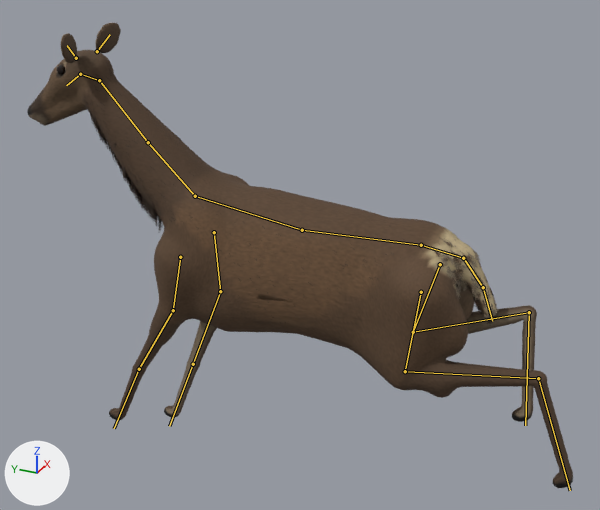
Two versions of the glTF model assets/models/animals/SK_Deer.gltf, one commit apart.
Both versions are drawn from a 50 mm camera at (-2.4, -1.07, 2.17) aimed at (0.05, 0.03, 0.94). The lights are fixed; the arrows at lower left show +X, +Y and +Z. The picture after the commit comes second. Both versions are drawn at frame 7 of the action 'run'; the numbers are the values there. The bones that bend it are drawn over the model as lines.

The first picture shows 'Deer', 'DeerFur'.
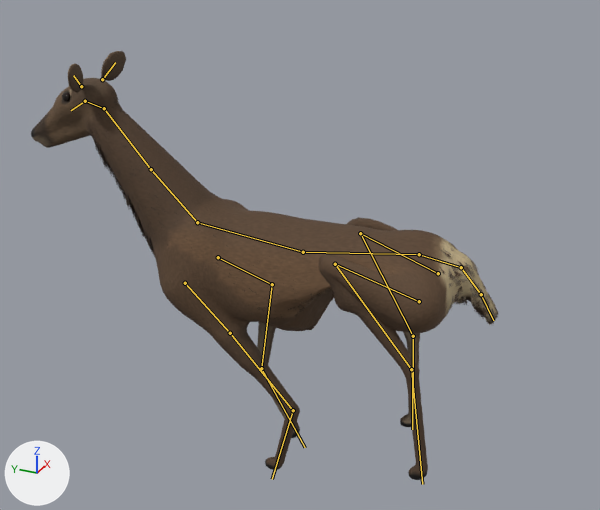
Patch to the scene script:
```diff
--- a/assets/models/animals/SK_Deer.gltf.py
+++ b/assets/models/animals/SK_Deer.gltf.py
@@ bone_hips @@
 bone_hips = bpy.data.objects['DeerRig'].pose.bones['hips']
-bone_hips.location = (0.0, 0.0, 0.0)
+bone_hips.location = (0.0, 0.0, -0.035)
@@ bone_spine @@
 bone_spine = bpy.data.objects['DeerRig'].pose.bones['spine']  # child of 'hips'
-bone_spine.rotation_quaternion = (1.0, 0.0, 0.0, 0.0)  # degrees (0, 0, 0)
+bone_spine.rotation_quaternion = (0.998, -0.061, 0.001, -0.009)  # degrees (-7, 0, -1)
@@ bone_chest @@
 bone_chest = bpy.data.objects['DeerRig'].pose.bones['chest']  # child of 'spine'
-bone_chest.rotation_quaternion = (1.0, 0.0, 0.0, 0.0)  # degrees (0, 0, 0)
+bone_chest.rotation_quaternion = (0.999, 0.037, 0.0, 0.009)  # degrees (4, 0, 1)
@@ bone_neck @@
 bone_neck = bpy.data.objects['DeerRig'].pose.bones['neck']  # child of 'chest'
-bone_neck.rotation_quaternion = (1.0, 0.015, 0.0, 0.0)  # degrees (2, 0, 0)
+bone_neck.rotation_quaternion = (1.0, -0.015, 0.0, 0.0)  # degrees (-2, 0, 0)
@@ bone_head @@
 bone_head = bpy.data.objects['DeerRig'].pose.bones['head']  # child of 'neck2'
-bone_head.rotation_quaternion = (1.0, -0.009, 0.0, 0.0)  # degrees (-1, 0, 0)
+bone_head.rotation_quaternion = (1.0, 0.009, 0.0, 0.0)  # degrees (1, 0, 0)
@@ bone_upperarm_l @@
 bone_upperarm_l = bpy.data.objects['DeerRig'].pose.bones['upperarm.L']  # child of 'chest'
-bone_upperarm_l.rotation_quaternion = (0.986, 0.165, 0.0, 0.0)  # degrees (19, 0, 0)
+bone_upperarm_l.rotation_quaternion = (0.917, -0.398, 0.0, 0.0)  # degrees (-47, 0, 0)
@@ bone_forearm_l @@
 bone_forearm_l = bpy.data.objects['DeerRig'].pose.bones['forearm.L']  # child of 'upperarm.L'
-bone_forearm_l.rotation_quaternion = (0.999, -0.041, 0.0, 0.0)  # degrees (-5, 0, 0)
+bone_forearm_l.rotation_quaternion = (0.906, 0.423, 0.0, 0.0)  # degrees (50, 0, 0)
@@ bone_hoof_f_l @@
 bone_hoof_f_l = bpy.data.objects['DeerRig'].pose.bones['hoof_f.L']  # child of 'forearm.L'
-bone_hoof_f_l.rotation_quaternion = (1.0, 0.0, 0.0, 0.0)  # degrees (0, 0, 0)
+bone_hoof_f_l.rotation_quaternion = (0.944, -0.329, 0.0, 0.0)  # degrees (-38, 0, 0)
@@ bone_upperarm_r @@
 bone_upperarm_r = bpy.data.objects['DeerRig'].pose.bones['upperarm.R']  # child of 'chest'
-bone_upperarm_r.rotation_quaternion = (0.946, 0.324, 0.0, 0.0)  # degrees (38, 0, 0)
+bone_upperarm_r.rotation_quaternion = (0.988, -0.157, 0.0, 0.0)  # degrees (-18, 0, 0)
@@ bone_forearm_r @@
 bone_forearm_r = bpy.data.objects['DeerRig'].pose.bones['forearm.R']  # child of 'upperarm.R'
-bone_forearm_r.rotation_quaternion = (0.994, -0.106, 0.0, 0.0)  # degrees (-12, 0, 0)
+bone_forearm_r.rotation_quaternion = (0.975, -0.222, 0.0, 0.0)  # degrees (-26, 0, 0)
@@ bone_hoof_f_r @@
 bone_hoof_f_r = bpy.data.objects['DeerRig'].pose.bones['hoof_f.R']  # child of 'forearm.R'
-bone_hoof_f_r.rotation_quaternion = (0.998, -0.068, 0.0, 0.0)  # degrees (-8, 0, 0)
+bone_hoof_f_r.rotation_quaternion = (0.89, 0.456, 0.0, 0.0)  # degrees (54, 0, 0)
@@ bone_tail @@
 bone_tail = bpy.data.objects['DeerRig'].pose.bones['tail']  # child of 'hips'
-bone_tail.rotation_quaternion = (1.0, 0.0, 0.0, 0.0)  # degrees (0, 0, 0)
+bone_tail.rotation_quaternion = (0.998, 0.0, 0.0, -0.07)  # degrees (0, 0, -8)
@@ bone_tail_tip @@
 bone_tail_tip = bpy.data.objects['DeerRig'].pose.bones['tail_tip']  # child of 'tail'
-bone_tail_tip.rotation_quaternion = (0.998, 0.0, 0.0, 0.07)  # degrees (0, 0, 8)
+bone_tail_tip.rotation_quaternion = (0.998, 0.0, 0.0, -0.068)  # degrees (0, 0, -8)
@@ bone_thigh_l @@
 bone_thigh_l = bpy.data.objects['DeerRig'].pose.bones['thigh.L']  # child of 'hips'
-bone_thigh_l.rotation_quaternion = (0.979, -0.204, 0.0, 0.0)  # degrees (-24, 0, 0)
+bone_thigh_l.rotation_quaternion = (0.817, 0.576, 0.0, 0.0)  # degrees (70, 0, 0)
@@ bone_shin_l @@
 bone_shin_l = bpy.data.objects['DeerRig'].pose.bones['shin.L']  # child of 'thigh.L'
-bone_shin_l.rotation_quaternion = (0.917, -0.4, 0.0, 0.0)  # degrees (-47, 0, 0)
+bone_shin_l.rotation_quaternion = (0.883, -0.468, 0.0, 0.0)  # degrees (-56, 0, 0)
@@ bone_hoof_h_l @@
 bone_hoof_h_l = bpy.data.objects['DeerRig'].pose.bones['hoof_h.L']  # child of 'shin.L'
-bone_hoof_h_l.rotation_quaternion = (0.881, 0.474, 0.0, 0.0)  # degrees (57, 0, 0)
+bone_hoof_h_l.rotation_quaternion = (0.976, -0.218, 0.0, 0.0)  # degrees (-25, 0, 0)
@@ bone_thigh_r @@
 bone_thigh_r = bpy.data.objects['DeerRig'].pose.bones['thigh.R']  # child of 'hips'
-bone_thigh_r.rotation_quaternion = (0.958, -0.286, 0.0, 0.0)  # degrees (-33, 0, 0)
+bone_thigh_r.rotation_quaternion = (0.844, 0.536, 0.0, 0.0)  # degrees (65, 0, 0)
@@ bone_shin_r @@
 bone_shin_r = bpy.data.objects['DeerRig'].pose.bones['shin.R']  # child of 'thigh.R'
-bone_shin_r.rotation_quaternion = (0.98, -0.2, 0.0, 0.0)  # degrees (-23, 0, 0)
+bone_shin_r.rotation_quaternion = (0.846, -0.533, 0.0, 0.0)  # degrees (-64, 0, 0)
@@ bone_hoof_h_r @@
 bone_hoof_h_r = bpy.data.objects['DeerRig'].pose.bones['hoof_h.R']  # child of 'shin.R'
-bone_hoof_h_r.rotation_quaternion = (0.971, 0.239, 0.0, 0.0)  # degrees (28, 0, 0)
+bone_hoof_h_r.rotation_quaternion = (0.986, -0.166, 0.0, 0.0)  # degrees (-19, 0, 0)
```

Boxes [x1, y1, x2, y2] around the edits, measured in the pictures (600 x 510 px):
'Deer', posed (15% narrower, 8% shorter): before [27, 23, 573, 488]; after [31, 51, 497, 480]
'DeerFur', posed (11% shorter): before [86, 62, 499, 326]; after [90, 92, 499, 326]
bone 'hips', root to tip: before (463, 258) to (421, 245); after (461, 267) to (419, 254)
bone 'spine', root to tip: before (421, 245) to (302, 230); after (419, 254) to (303, 252)
bone 'chest', root to tip: before (302, 230) to (195, 196); after (303, 252) to (197, 222)
bone 'neck', root to tip: before (195, 196) to (148, 142); after (197, 222) to (151, 169)
bone 'head', root to tip: before (99, 80) to (80, 74); after (104, 108) to (85, 101)
bone 'upperarm.L', root to tip: before (214, 232) to (220, 291); after (218, 257) to (272, 284)
bone 'forearm.L', root to tip: before (220, 291) to (193, 364); after (272, 284) to (261, 368)
bone 'hoof_f.L', root to tip: before (193, 364) to (169, 426); after (261, 368) to (305, 447)
bone 'upperarm.R', root to tip: before (180, 257) to (173, 310); after (185, 283) to (230, 333)
bone 'forearm.R', root to tip: before (173, 310) to (139, 369); after (230, 333) to (293, 410)
bone 'hoof_f.R', root to tip: before (139, 369) to (114, 428); after (293, 410) to (272, 479)
bone 'tail', root to tip: before (463, 258) to (483, 287); after (461, 267) to (481, 294)
bone 'tail_tip', root to tip: before (483, 287) to (492, 321); after (481, 294) to (493, 320)
bone 'thigh.L', root to tip: before (440, 264) to (413, 332); after (438, 273) to (360, 233)
bone 'shin.L', root to tip: before (413, 332) to (529, 312); after (360, 233) to (413, 336)
bone 'hoof_h.L', root to tip: before (529, 312) to (525, 425); after (413, 336) to (412, 429)
bone 'thigh.R', root to tip: before (421, 292) to (405, 371); after (419, 301) to (335, 264)
bone 'shin.R', root to tip: before (405, 371) to (538, 378); after (335, 264) to (411, 369)
bone 'hoof_h.R', root to tip: before (538, 378) to (570, 490); after (411, 369) to (422, 484)
